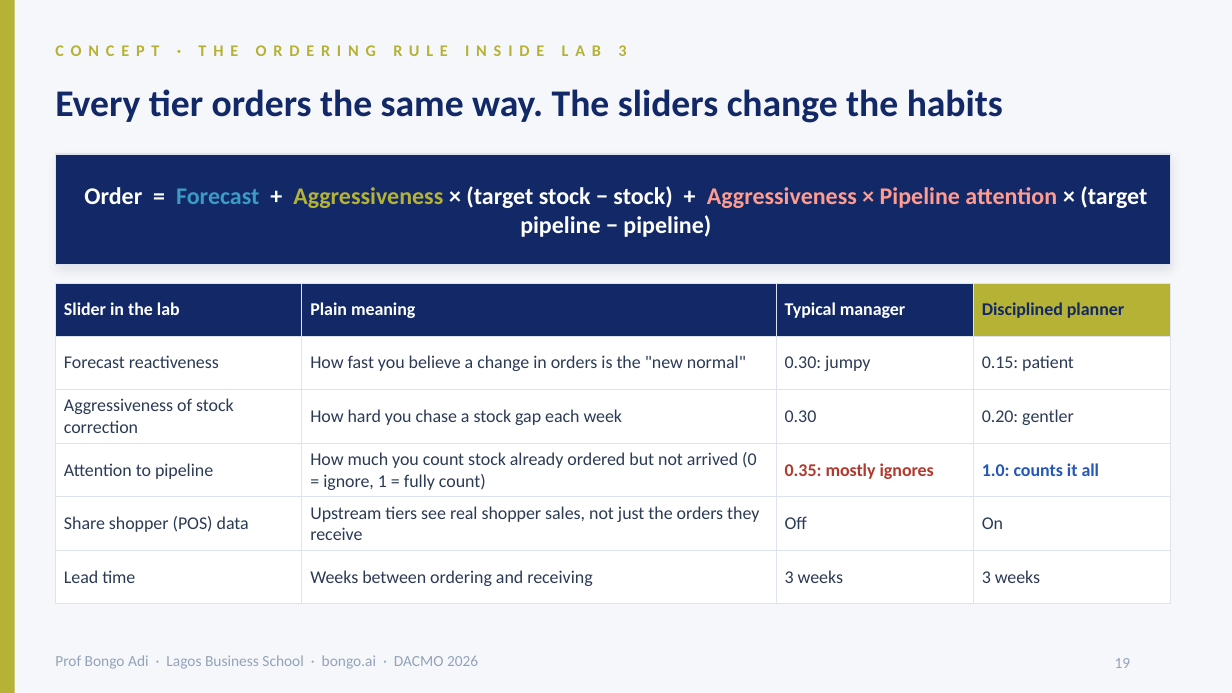
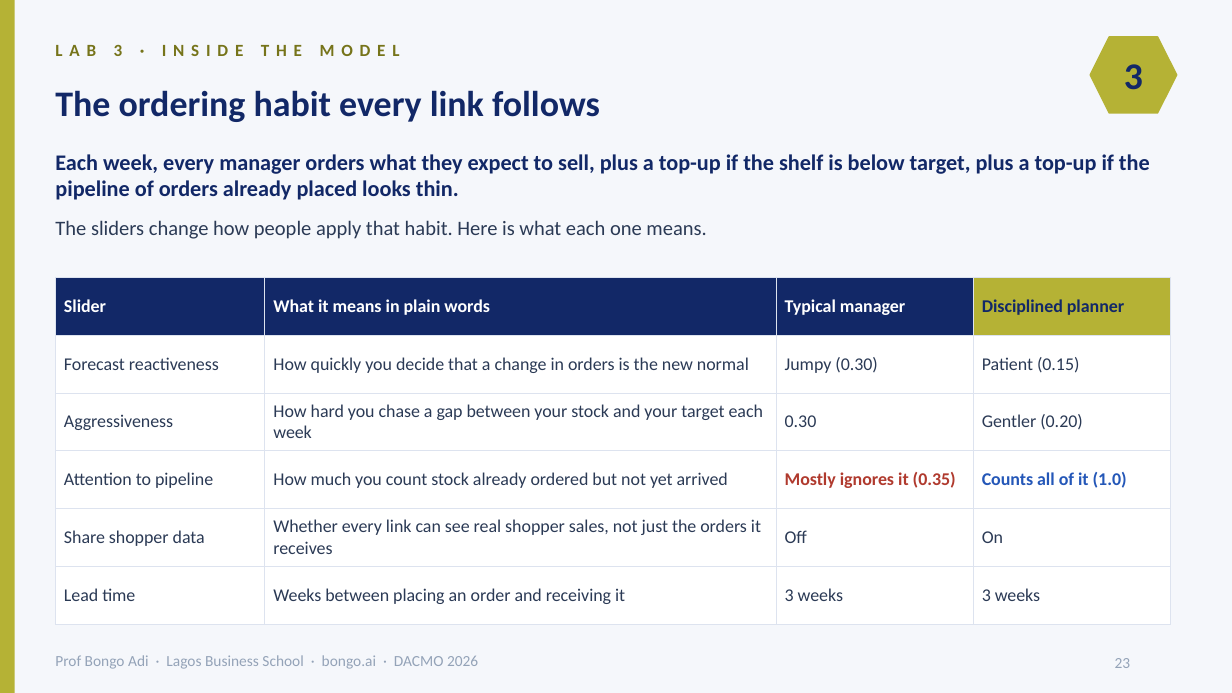
Before and after one commit to adibongo/dacmo-operations-analytics, a slide deck: slide 23 of downloads/DACMO-Participant-Slides.pptx (slide 19 before the commit). Drawn at 1232x693 pixels with LibreOffice and Linux fonts; fonts in the diff are those of the drawing; background and template pictures are left out. Boxes give left, top, right and bottom in pixels: in the first picture for what was removed or moved away, otherwise in the second. Text is boxed around its words. In the diff, an @@ line names an element or a change of style, - is before the commit and + after.

```diff
--- a/downloads/DACMO-Participant-Slides.pptx
+++ b/downloads/DACMO-Participant-Slides.pptx
@@ text at box(55, 44, 400, 56): text changed; size 9.5 to 10 pt; text colour #B5B235 to #76741A @@
-CONCEPT · THE ORDERING RULE INSIDE LAB 3
+LAB 3 · INSIDE THE MODEL
@@ hexagon added at box(1090, 37, 1177, 113), fill #B5B235, outline #B5B235 1 pt @@
@@ text added at box(1124, 64, 1143, 90), 22 pt, text #122867, bold @@
+3
@@ text at box(55, 90, 600, 122): text changed; size 22 to 21 pt @@
-Every tier orders the same way. The sliders change the habits
+The ordering habit every link follows
@@ rectangle removed at box(55, 154, 1170, 265) @@
@@ text added at box(55, 154, 1150, 239), 13 pt, text #122867, bold @@
+Each week, every manager orders what they expect to sell, plus a top-up if the shelf is below target, plus a top-up if the pipeline of orders already placed looks thin.
+The sliders change how people apply that habit. Here is what each one means.
@@ text removed at box(84, 186, 1147, 237) @@
-Order = Forecast + Aggressiveness × (target stock − stock) + Aggressiveness × Pipeline attention × (target pipeline − pipeline)
@@ table at box(55, 277, 1170, 608) @@
-row 1, column 1: Slider in the lab
+row 1, column 1: Slider
-row 1, column 2: Plain meaning
+row 1, column 2: What it means in plain words
-row 2: Forecast reactiveness | How fast you believe a change in orders is the "new normal" | 0.30: jumpy | 0.15: patient
+row 2: Forecast reactiveness | How quickly you decide that a change in orders is the new normal | Jumpy (0.30) | Patient (0.15)
-row 3: Aggressiveness of stock correction | How hard you chase a stock gap each week | 0.30 | 0.20: gentler
+row 3: Aggressiveness | How hard you chase a gap between your stock and your target each week | 0.30 | Gentler (0.20)
-row 4: Attention to pipeline | How much you count stock already ordered but not arrived (0 = ignore, 1 = fully count) | 0.35: mostly ignores | 1.0: counts it all
+row 4: Attention to pipeline | How much you count stock already ordered but not yet arrived | Mostly ignores it (0.35) | Counts all of it (1.0)
-row 5, column 1: Share shopper (POS) data
+row 5, column 1: Share shopper data
-row 5, column 2: Upstream tiers see real shopper sales, not just the orders they receive
+row 5, column 2: Whether every link can see real shopper sales, not just the orders it receives
-row 6, column 2: Weeks between ordering and receiving
+row 6, column 2: Weeks between placing an order and receiving it
@@ table: place and size @@
-table at box(55, 283, 1170, 590)
+table at box(55, 277, 1170, 608)
@@ page number at box(1115, 658, 1131, 668): text changed @@
-19
+23
```
Also in this commit, not shown: 13 other slides changed, 19 slides added, 14 slides removed, 5 other files.
